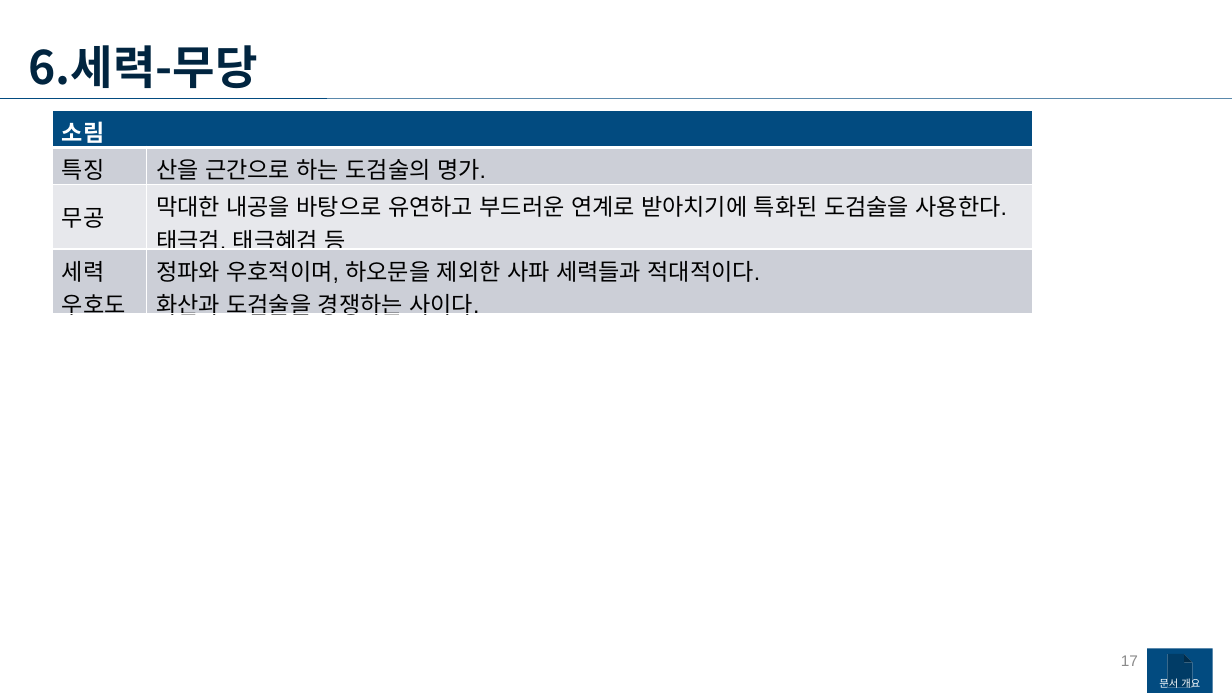
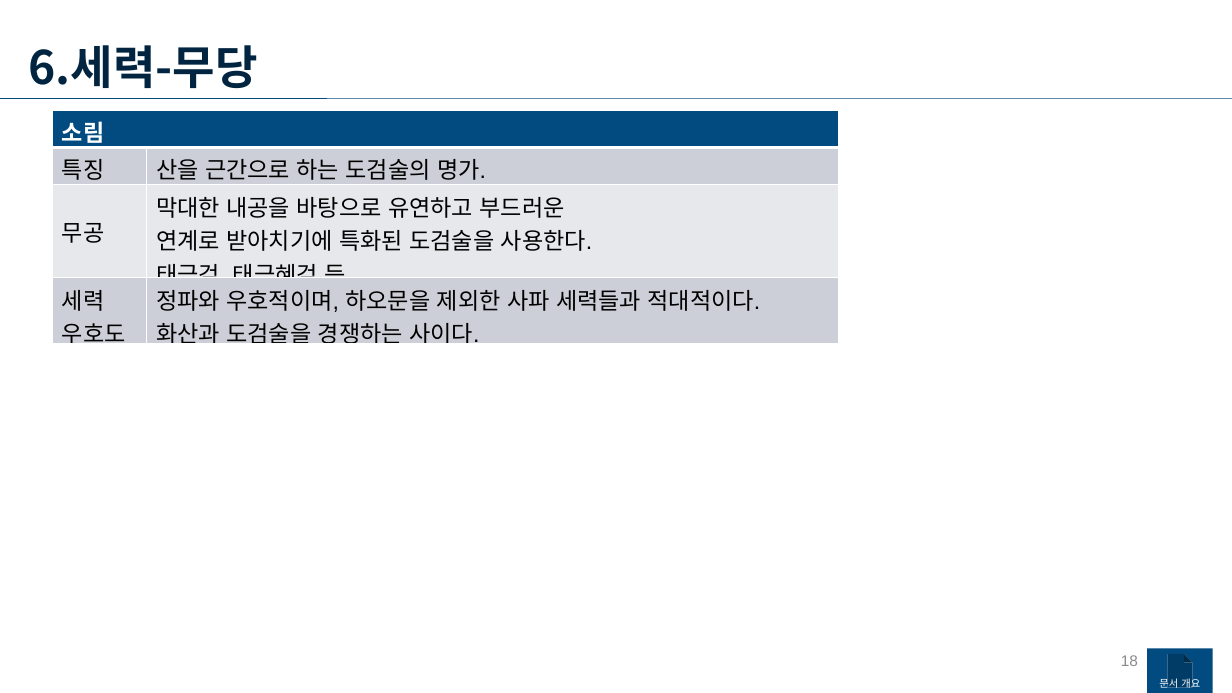
Before and after one commit to yjk0401/unityenginebasic_9th, a slide deck: slide 18 of 기획/메인 기획서.pptx (slide 17 before the commit). Drawn at 1232x693 pixels with LibreOffice and Linux fonts; fonts in the diff are those of the drawing. Boxes give left, top, right and bottom in pixels: in the first picture for what was removed or moved away, otherwise in the second. Text is boxed around its words. In the diff, an @@ line names an element or a change of style, - is before the commit and + after.

```diff
--- a/기획/메인 기획서.pptx
+++ b/기획/메인 기획서.pptx
@@ table at (53, 110, 838, 352) @@
-row 3, column 2: 막대한 내공을 바탕으로 유연하고 부드러운 연계로 받아치기에 특화된 도검술을 사용한다. / 태극검, 태극혜검 등
+row 3, column 2: 막대한 내공을 바탕으로 유연하고 부드러운 / 연계로 받아치기에 특화된 도검술을 사용한다. / 태극검, 태극혜검 등
@@ list level 1 to 2 in "소림" @@
@@ table: place and size @@
-table at (53, 110, 1033, 341)
+table at (53, 110, 838, 352)
@@ page number at (1121, 655, 1138, 666): text changed @@
-17
+18
```
Also in this commit, not shown: 11 other slides changed, 3 slides added, 3 other files.
